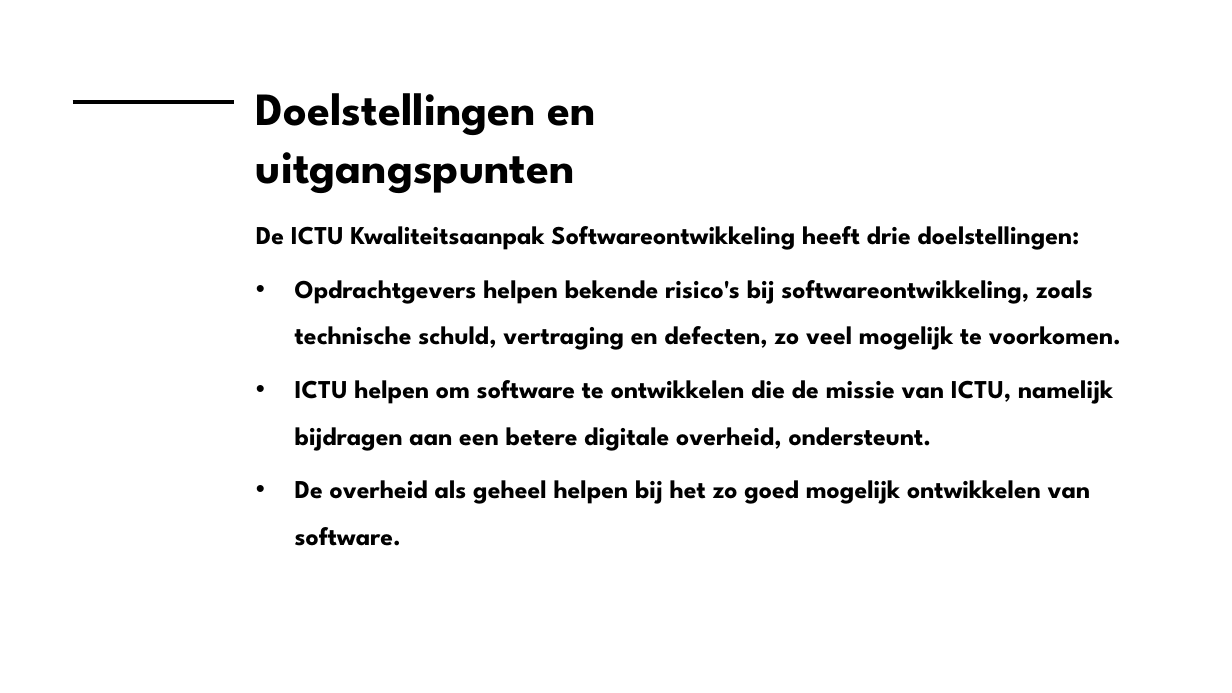
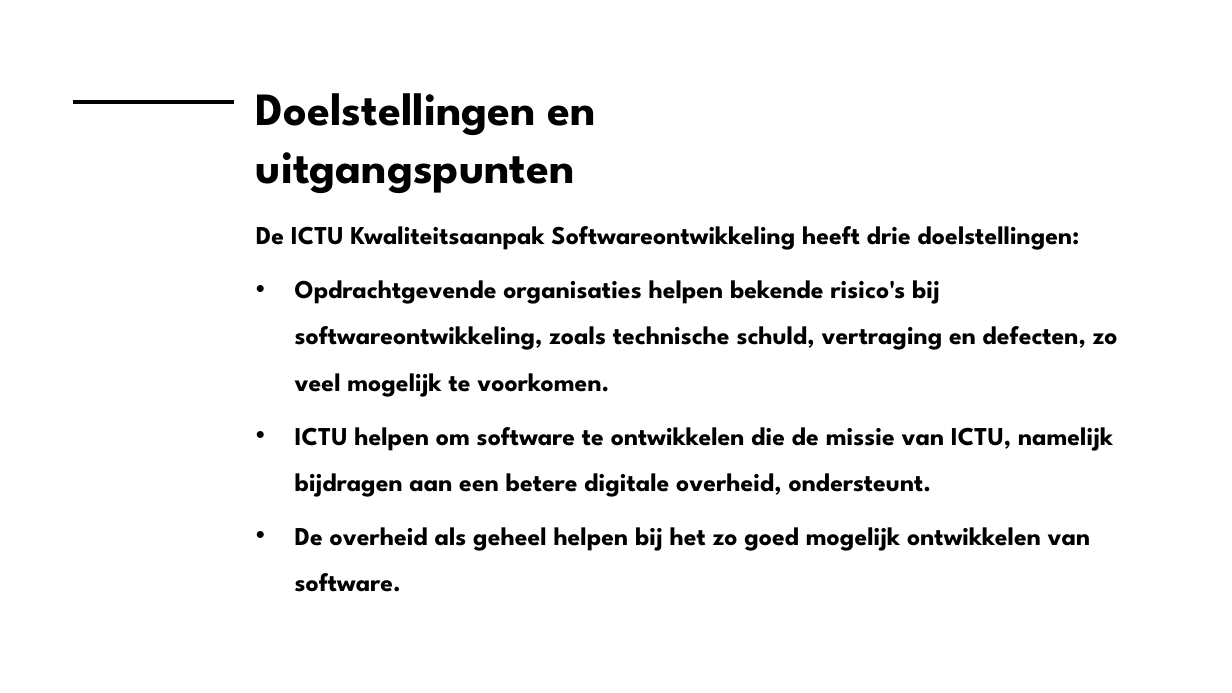
Before and after one commit to ICTU/Kwaliteitsaanpak, a slide deck: slide 2 of docs/wip/ICTU-Kwaliteitsaanpak.pptx. Drawn at 1232x693 pixels with LibreOffice and Linux fonts; fonts in the diff are those of the drawing; background and template pictures are left out. Boxes give left, top, right and bottom in pixels: in the first picture for what was removed or moved away, otherwise in the second. Text is boxed around its words. In the diff, an @@ line names an element or a change of style, - is before the commit and + after.

```diff
--- a/docs/wip/ICTU-Kwaliteitsaanpak.pptx
+++ b/docs/wip/ICTU-Kwaliteitsaanpak.pptx
@@ text at [295, 280, 1118, 397]: text changed @@
-• Opdrachtgevers helpen bekende risico's bij softwareontwikkeling, zoals technische schuld, vertraging en defecten, zo veel mogelijk te voorkomen.
+• Opdrachtgevende organisaties helpen bekende risico's bij softwareontwikkeling, zoals technische schuld, vertraging en defecten, zo veel mogelijk te voorkomen.
```
Also in this commit, not shown: 5 other slides changed, 19 other files.
